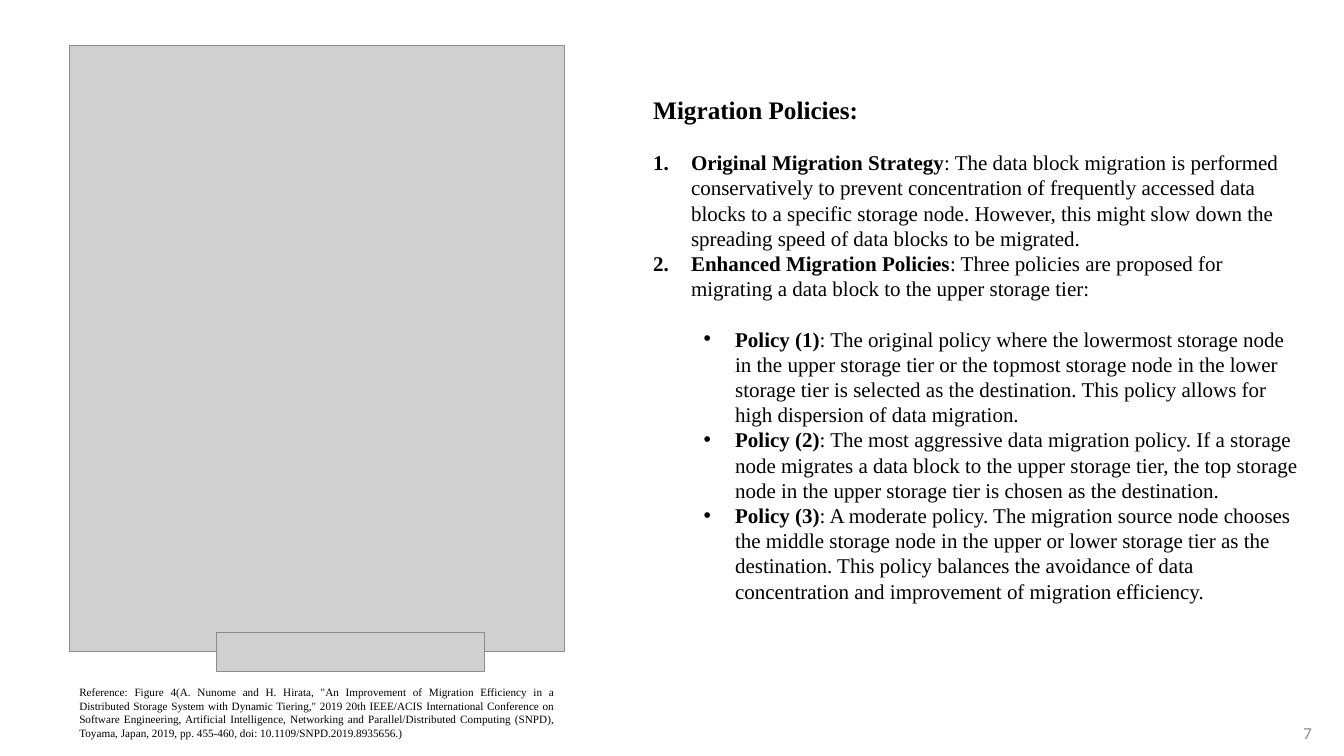
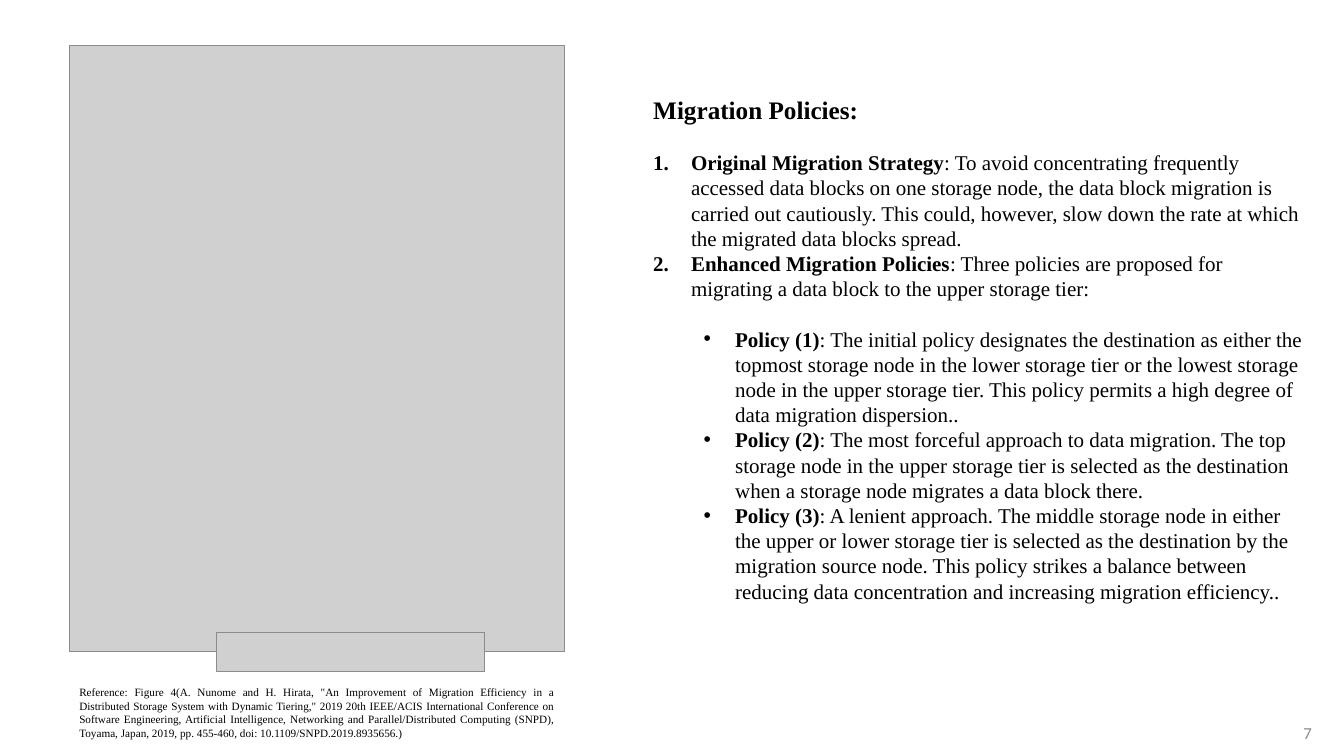
Before and after one commit to fahimarshadurrouf/cse707, a slide deck: slide 7 of submission2/Paper review_23273002_An Improvement of Migration Efficiency.pptx. Drawn at 1344x756 pixels with LibreOffice and Linux fonts; fonts in the diff are those of the drawing; grey boxes stand for pictures. Boxes give left, top, right and bottom in pixels: in the first picture for what was removed or moved away, otherwise in the second. Text is boxed around its words. In the diff, an @@ line names an element or a change of style, - is before the commit and + after.

```diff
--- a/submission2/Paper review_23273002_An Improvement of Migration Efficiency.pptx
+++ b/submission2/Paper review_23273002_An Improvement of Migration Efficiency.pptx
@@ text at box(691, 155, 1298, 251): text changed @@
-1. Original Migration Strategy: The data block migration is performed conservatively to prevent concentration of frequently accessed data blocks to a specific storage node. However, this might slow down the spreading speed of data blocks to be migrated.
+1. Original Migration Strategy: To avoid concentrating frequently accessed data blocks on one storage node, the data block migration is carried out cautiously. This could, however, slow down the rate at which the migrated data blocks spread.
@@ text at box(735, 332, 1302, 603): text changed @@
-  • Policy (1): The original policy where the lowermost storage node in the upper storage tier or the topmost storage node in the lower storage tier is selected as the destination. This policy allows for high dispersion of data migration.
-  • Policy (2): The most aggressive data migration policy. If a storage node migrates a data block to the upper storage tier, the top storage node in the upper storage tier is chosen as the destination.
-  • Policy (3): A moderate policy. The migration source node chooses the middle storage node in the upper or lower storage tier as the destination. This policy balances the avoidance of data concentration and improvement of migration efficiency.
+  • Policy (1): The initial policy designates the destination as either the topmost storage node in the lower storage tier or the lowest storage node in the upper storage tier. This policy permits a high degree of data migration dispersion..
+  • Policy (2): The most forceful approach to data migration. The top storage node in the upper storage tier is selected as the destination when a storage node migrates a data block there.
+  • Policy (3): A lenient approach. The middle storage node in either the upper or lower storage tier is selected as the destination by the migration source node. This policy strikes a balance between reducing data concentration and increasing migration efficiency..
```
Also in this commit, not shown: 3 other slides changed.
